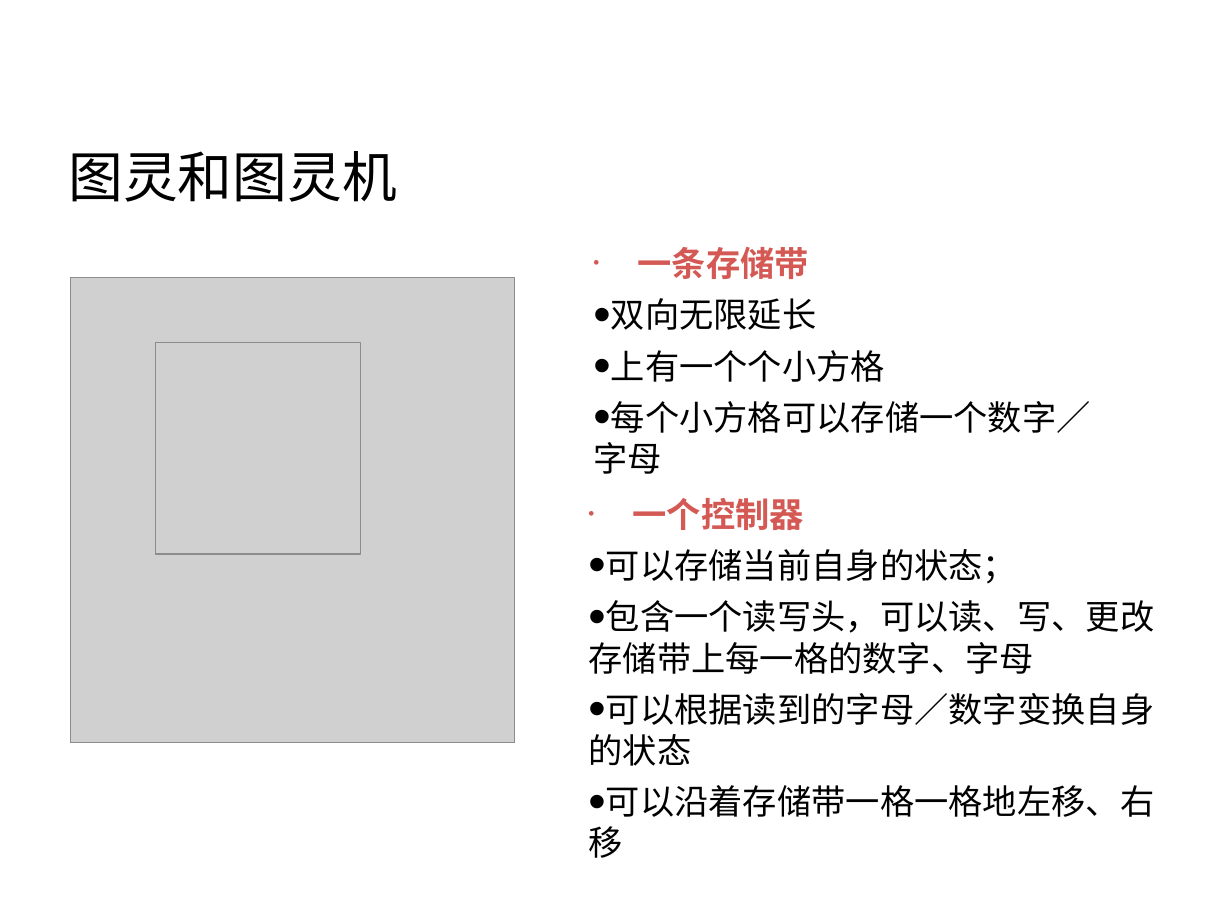
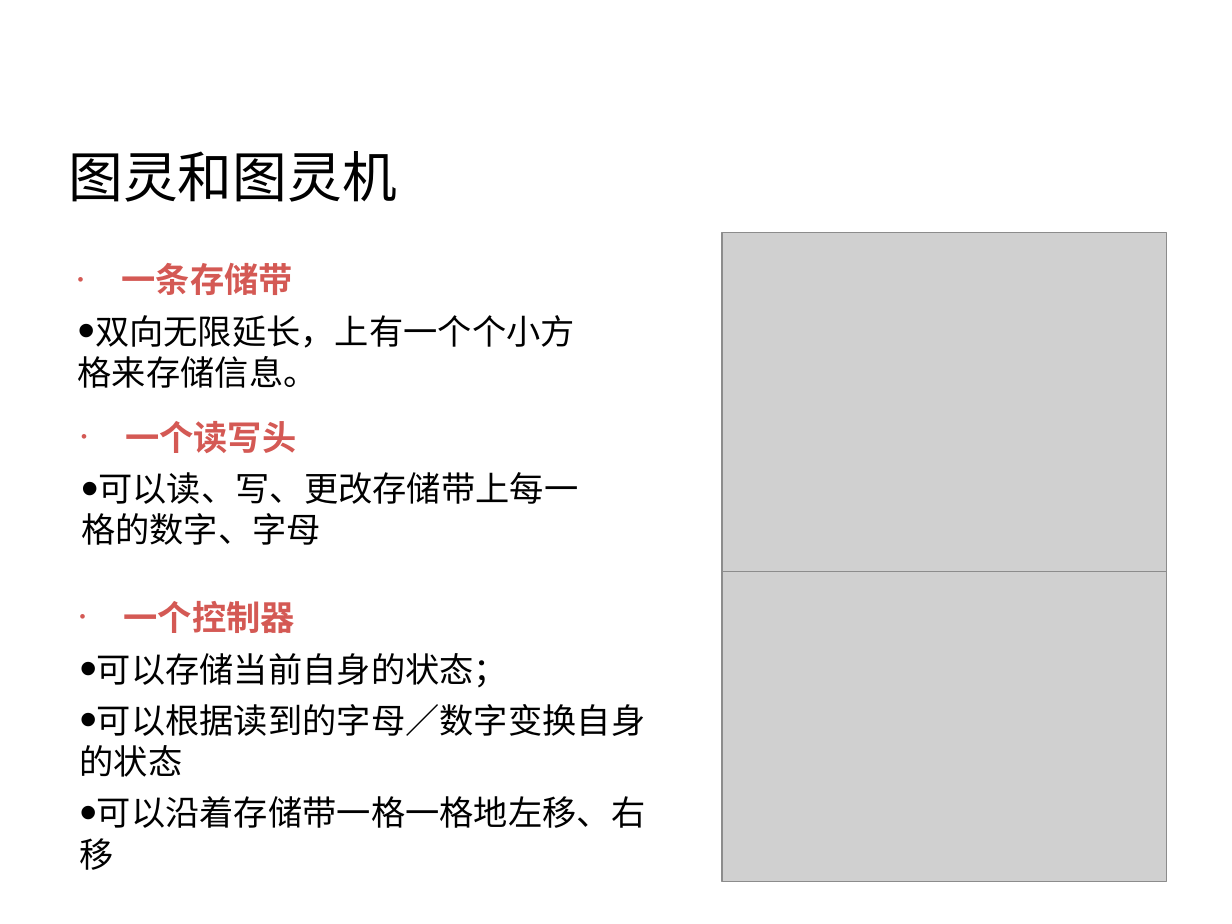
Before and after one commit to rshouc/Advanced-Programming-2018-Autumn, a slide deck: slide 4 of Slides/1 计算导论1.pptx. Drawn at 1232x924 pixels with LibreOffice and Linux fonts; fonts in the diff are those of the drawing; grey boxes stand for pictures; background and template pictures are left out. Boxes give left, top, right and bottom in pixels: in the first picture for what was removed or moved away, otherwise in the second. Text is boxed around its words. In the diff, an @@ line names an element or a change of style, - is before the commit and + after.

```diff
--- a/Slides/1 计算导论1.pptx
+++ b/Slides/1 计算导论1.pptx
@@ picture moved from (x1=70, y1=277, x2=515, y2=743) to (x1=722, y1=233, x2=1167, y2=699) @@
@@ text "一条存储带" moved from (x1=593, y1=247, x2=1091, y2=474) to (x1=78, y1=263, x2=575, y2=388) @@
@@ text at (x1=78, y1=315, x2=575, y2=388): text changed @@
-    • 双向无限延长
-    • 上有一个个小方格
-    • 每个小方格可以存储一个数字／字母
+    • 双向无限延长，上有一个个小方格来存储信息。
@@ picture removed at (x1=155, y1=342, x2=361, y2=553) @@
@@ text added at (x1=81, y1=421, x2=578, y2=545), 20 pt, text #000000 @@
+• 一个读写头
+    • 可以读、写、更改存储带上每一格的数字、字母
@@ text "一个控制器" moved from (x1=588, y1=498, x2=1154, y2=858) to (x1=80, y1=601, x2=645, y2=870) @@
@@ picture added at (x1=722, y1=572, x2=1167, y2=882) @@
@@ text at (x1=588, y1=600, x2=1154, y2=674): paragraph removed @@
-    • 包含一个读写头，可以读、写、更改存储带上每一格的数字、字母
```
Also in this commit, not shown: 10 other slides changed, 6 slides added, 1 slide removed, 4 other files.
